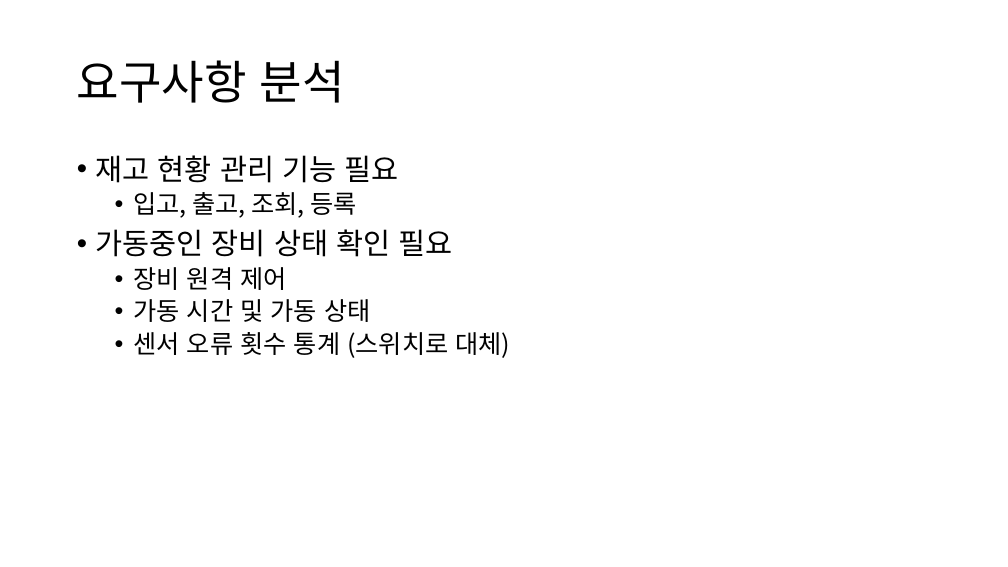
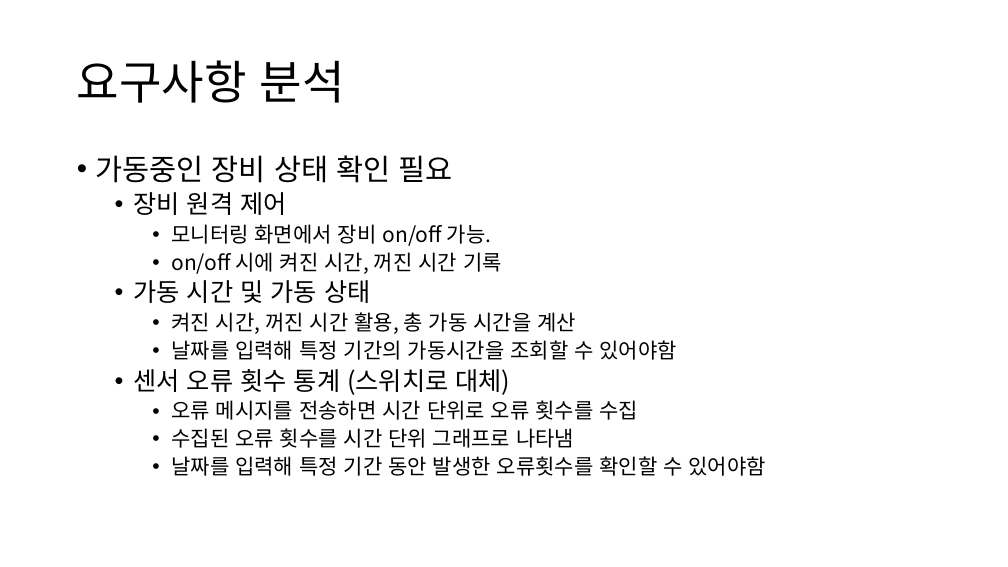
Before and after one commit to djzwns/single-bungle-hwagok-c-, a slide deck: slide 5 of evaluation/공장 관리 시스템.pptx (slide 4 before the commit). Drawn at 1008x567 pixels with LibreOffice and Linux fonts; fonts in the diff are those of the drawing. Boxes give left, top, right and bottom in pixels: in the first picture for what was removed or moved away, otherwise in the second. Text is boxed around its words. In the diff, an @@ line names an element or a change of style, - is before the commit and + after.

```diff
--- a/evaluation/공장 관리 시스템.pptx
+++ b/evaluation/공장 관리 시스템.pptx
@@ text at <box>96,155,399,218</box>: paragraphs removed @@
-• 재고 현황 관리 기능 필요
-  • 입고, 출고, 조회, 등록
@@ text at <box>171,224,502,274</box>: paragraphs added @@
+    • 모니터링 화면에서 장비 on/off 가능.
+    • on/off 시에 켜진 시간, 꺼진 시간 기록
@@ text at <box>171,312,676,360</box>: paragraphs added @@
+    • 켜진 시간, 꺼진 시간 활용, 총 가동 시간을 계산
+    • 날짜를 입력해 특정 기간의 가동시간을 조회할 수 있어야함
@@ text at <box>171,400,766,476</box>: paragraphs added @@
+    • 오류 메시지를 전송하면 시간 단위로 오류 횟수를 수집
+    • 수집된 오류 횟수를 시간 단위 그래프로 나타냄
+    • 날짜를 입력해 특정 기간 동안 발생한 오류횟수를 확인할 수 있어야함
```
Also in this commit, not shown: 4 other slides changed, 1 slide added, 3 other files.
